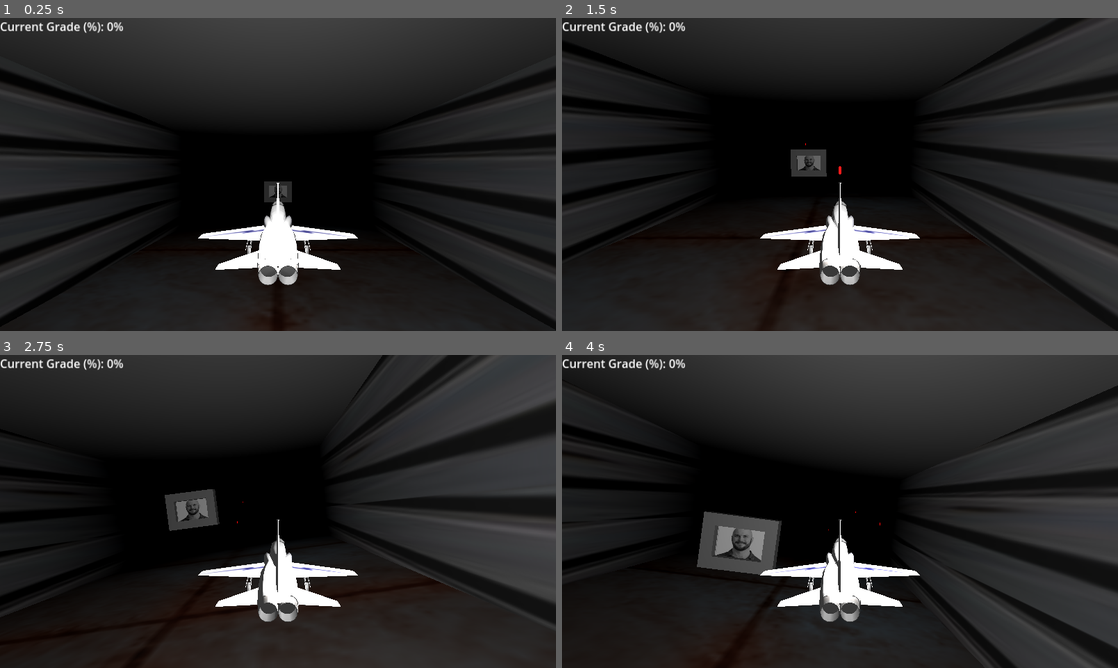
Above: before the commit, frames 1-4 (two rows, left to right).
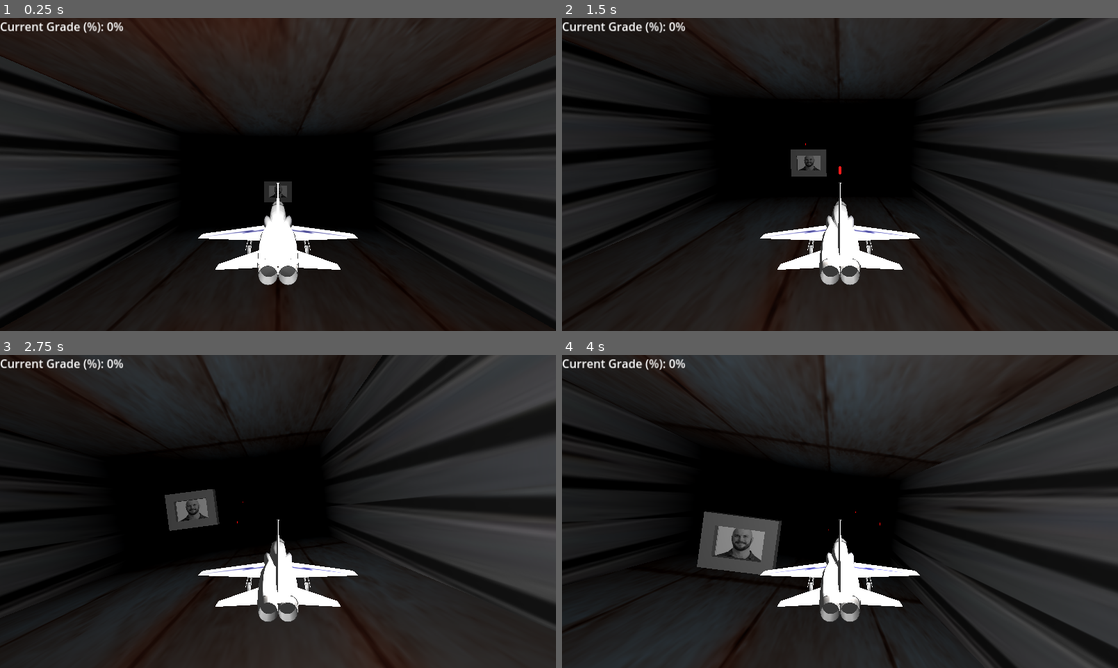
Above: after the commit, the same moments.

Repository: IanMillican/CS2053Project
Game: Godot game, scene res://jetRes/JetLvl.tscn
The game is run twice, just before and just after one commit, with the same random seed, the same clock (stepped at 60 frames per second) and the same inputs. This scene is started directly instead of the project's main scene.
Inputs:
- Up to frame 1 (0.25 s): no input
- Up to frame 2 (1.5 s): tap Enter at 0.5 s; hold Right (ui_right) 0.53-1.28 s; hold Space (shoot) 0.53-1.28 s; hold Down (ui_down) from 1.28 s (still down); tap Space (shoot) at 1.35 s
- Up to frame 3 (2.75 s): release Down (ui_down) at 2.03 s; hold Right (ui_right) from 2.03 s (still down); hold Space (shoot) from 2.03 s (still down)
- Up to frame 4 (4 s): release Right (ui_right) at 2.78 s; release Space (shoot) at 2.78 s; hold Up (ui_up) 2.78-3.53 s; tap Space (shoot) at 2.85 s; hold Left (ui_left) from 3.53 s (still down); hold Space (shoot) from 3.53 s (still down)

The runs differ from the first frame. In frame 1, 6.2% of the frame differs, in the area x 0-100%, y 0-100%; in frame 2, 0.9%; in frame 3, 1.5%; in frame 4, 2.4%.

Commit message:
Added functionality to lose score when missing objective

Diff:
--- a/cs2053-thegame/jetRes/JetLvl.tscn
+++ b/cs2053-thegame/jetRes/JetLvl.tscn
@@ -15,25 +15,25 @@
 [sub_resource type="StandardMaterial3D" id="StandardMaterial3D_sglao"]
 albedo_texture = ExtResource("3_jkkgn")
 metallic = 0.53
-uv1_scale = Vector3(5, 5, 5)
+uv1_scale = Vector3(2.5, 2.5, 2.5)
 
 [sub_resource type="BoxMesh" id="BoxMesh_el3rj"]
 material = SubResource("StandardMaterial3D_sglao")
-size = Vector3(500, 1, 500)
+size = Vector3(100, 1, 500)
 
 [sub_resource type="BoxShape3D" id="BoxShape3D_ky1lw"]
 size = Vector3(500, 1, 500)
 
 [sub_resource type="BoxMesh" id="BoxMesh_y8t2g"]
 material = SubResource("StandardMaterial3D_sglao")
-size = Vector3(500, 1, 500)
+size = Vector3(100, 1, 500)
 
 [sub_resource type="BoxShape3D" id="BoxShape3D_058xt"]
 size = Vector3(500, 1, 500)
 
 [sub_resource type="BoxMesh" id="BoxMesh_7p70o"]
 material = SubResource("StandardMaterial3D_sglao")
-size = Vector3(500, 1, 500)
+size = Vector3(100, 1, 500)
 
 [sub_resource type="BoxShape3D" id="BoxShape3D_ybejd"]
 size = Vector3(500, 1, 500)
@@ -90,13 +90,24 @@
 [sub_resource type="BoxShape3D" id="BoxShape3D_t7p2a"]
 size = Vector3(1, 50, 500)
 
+[sub_resource type="StandardMaterial3D" id="StandardMaterial3D_02wbs"]
+albedo_texture = ExtResource("3_jkkgn")
+uv1_scale = Vector3(2.5, 2.5, 2.5)
+
 [sub_resource type="BoxMesh" id="BoxMesh_vupek"]
+lightmap_size_hint = Vector2i(3004, 2516)
+material = SubResource("StandardMaterial3D_02wbs")
 size = Vector3(100, 1, 500)
 
 [sub_resource type="BoxShape3D" id="BoxShape3D_y2s65"]
 size = Vector3(100, 1, 500)
 
+[sub_resource type="StandardMaterial3D" id="StandardMaterial3D_5312d"]
+albedo_texture = ExtResource("3_jkkgn")
+uv1_scale = Vector3(2.5, 2.5, 2.5)
+
 [sub_resource type="BoxMesh" id="BoxMesh_5736a"]
+material = SubResource("StandardMaterial3D_5312d")
 size = Vector3(100, 1, 500)
 
 [sub_resource type="BoxShape3D" id="BoxShape3D_jxrn2"]
@@ -123,7 +134,7 @@
 
 [sub_resource type="PlaneMesh" id="PlaneMesh_djec4"]
 material = SubResource("StandardMaterial3D_276qg")
-size = Vector2(50, 25)
+size = Vector2(100, 50)
 
 [sub_resource type="BoxShape3D" id="BoxShape3D_2qskh"]
 size = Vector3(50, 25, 1)
@@ -136,6 +147,9 @@
 transparency = 1
 blend_mode = 1
 albedo_color = Color(0.00392157, 1, 0, 1)
+emission = Color(0, 1, 0, 1)
+emission_energy_multiplier = 12.77
+emission_operator = 1
 
 [sub_resource type="BoxMesh" id="BoxMesh_s0j5t"]
 material = SubResource("StandardMaterial3D_23ot8")
@@ -144,6 +158,9 @@
 [sub_resource type="BoxShape3D" id="BoxShape3D_fjpul"]
 size = Vector3(100, 50, 5)
 
+[sub_resource type="BoxShape3D" id="BoxShape3D_u6o1v"]
+size = Vector3(100, 50, 5)
+
 [node name="JetLvl" type="Node3D"]
 script = ExtResource("1_bjplq")
 
@@ -303,7 +320,7 @@
 [node name="Ians" type="Node3D" parent="."]
 script = ExtResource("3_1ocu7")
 
-[node name="IanMob" parent="Ians" instance=ExtResource("3_j21d8")]
+[node name="IanMob1" parent="Ians" instance=ExtResource("3_j21d8")]
 transform = Transform3D(2, 0, 0, 0, 2, 0, 0, 0, 2, 0, 19.783, -85.5084)
 
 [node name="IanMob2" parent="Ians" instance=ExtResource("3_j21d8")]
@@ -350,15 +367,16 @@
 text = "Current Grade (%): 0%"
 
 [node name="BigIan" type="Area3D" parent="."]
-transform = Transform3D(1, 0, 0, 0, 1, 0, 0, 0, 1, 0, 23.5245, -228.39)
+transform = Transform3D(1, 0, 0, 0, -4.37114e-08, -1, 0, 1, -4.37114e-08, 0, 23.5245, -223.466)
 script = ExtResource("6_u66xp")
 
 [node name="MeshInstance3D" type="MeshInstance3D" parent="BigIan"]
+mesh = SubResource("PlaneMesh_djec4")
+
+[node name="CollisionShape3D" type="CollisionShape3D" parent="BigIan"]
 transform = Transform3D(1, 0, 0, 0, -4.37114e-08, -1, 0, 1, -4.37114e-08, 0, 0, 0)
-mesh = SubResource("PlaneMesh_djec4")
-
-[node name="CollisionShape3D" type="CollisionShape3D" parent="BigIan"]
 shape = SubResource("BoxShape3D_2qskh")
+disabled = true
 
 [node name="WorldEnvironment" type="WorldEnvironment" parent="."]
 environment = SubResource("Environment_mr3xa")
@@ -372,9 +390,71 @@
 [node name="CollisionShape3D" type="CollisionShape3D" parent="GoalZone"]
 shape = SubResource("BoxShape3D_fjpul")
 
+[node name="OutOfBounds" type="Node3D" parent="."]
+
+[node name="Barrier" type="Area3D" parent="OutOfBounds"]
+transform = Transform3D(1, 0, 0, 0, 1, 0, 0, 0, 1, 0, 25, -77.621)
+
+[node name="CollisionShape3D" type="CollisionShape3D" parent="OutOfBounds/Barrier"]
+shape = SubResource("BoxShape3D_u6o1v")
+
+[node name="Barrier2" type="Area3D" parent="OutOfBounds"]
+transform = Transform3D(1, 0, 0, 0, 1, 0, 0, 0, 1, 0, 25, 24.8185)
+
+[node name="CollisionShape3D" type="CollisionShape3D" parent="OutOfBounds/Barrier2"]
+shape = SubResource("BoxShape3D_u6o1v")
+
+[node name="Barrier3" type="Area3D" parent="OutOfBounds"]
+transform = Transform3D(1, 0, 0, 0, 1, 0, 0, 0, 1, 0, 25, 115.029)
+
+[node name="CollisionShape3D" type="CollisionShape3D" parent="OutOfBounds/Barrier3"]
+shape = SubResource("BoxShape3D_u6o1v")
+
+[node name="Barrier4" type="Area3D" parent="OutOfBounds"]
+transform = Transform3D(1, 0, 0, 0, 1, 0, 0, 0, 1, 0, 25, 194.339)
+
+[node name="CollisionShape3D" type="CollisionShape3D" parent="OutOfBounds/Barrier4"]
+shape = SubResource("BoxShape3D_u6o1v")
+
+[node name="Barrier5" type="Area3D" parent="OutOfBounds"]
+transform = Transform3D(1, 0, 0, 0, 1, 0, 0, 0, 1, 0, 25, 286.023)
+
+[node name="CollisionShape3D" type="CollisionShape3D" parent="OutOfBounds/Barrier5"]
+shape = SubResource("BoxShape3D_u6o1v")
+
+[node name="Barrier6" type="Area3D" parent="OutOfBounds"]
+transform = Transform3D(1, 0, 0, 0, 1, 0, 0, 0, 1, 0, 25, 363.592)
+
+[node name="CollisionShape3D" type="CollisionShape3D" parent="OutOfBounds/Barrier6"]
+shape = SubResource("BoxShape3D_u6o1v")
+
+[node name="Barrier7" type="Area3D" parent="OutOfBounds"]
+transform = Transform3D(1, 0, 0, 0, 1, 0, 0, 0, 1, 0, 25, 457.892)
+
+[node name="CollisionShape3D" type="CollisionShape3D" parent="OutOfBounds/Barrier7"]
+shape = SubResource("BoxShape3D_u6o1v")
+
+[node name="Barrier8" type="Area3D" parent="OutOfBounds"]
+transform = Transform3D(1, 0, 0, 0, 1, 0, 0, 0, 1, 0, 25, 547.074)
+
+[node name="CollisionShape3D" type="CollisionShape3D" parent="OutOfBounds/Barrier8"]
+shape = SubResource("BoxShape3D_u6o1v")
+
+[node name="Barrier9" type="Area3D" parent="OutOfBounds"]
+transform = Transform3D(1, 0, 0, 0, 1, 0, 0, 0, 1, 0, 25, 645.961)
+
+[node name="CollisionShape3D" type="CollisionShape3D" parent="OutOfBounds/Barrier9"]
+shape = SubResource("BoxShape3D_u6o1v")
+
+[node name="Barrier10" type="Area3D" parent="OutOfBounds"]
+transform = Transform3D(1, 0, 0, 0, 1, 0, 0, 0, 1, 0, 25, 742.311)
+
+[node name="CollisionShape3D" type="CollisionShape3D" parent="OutOfBounds/Barrier10"]
+shape = SubResource("BoxShape3D_u6o1v")
+
 [connection signal="shootProjectile" from="Jet" to="." method="_on_jet_shoot_projectile"]
-[connection signal="hitGoal" from="Ians/IanMob" to="." method="_on_ian_mob_hit_goal"]
-[connection signal="hitJet" from="Ians/IanMob" to="." method="_on_ian_mob_hit_jet"]
+[connection signal="hitGoal" from="Ians/IanMob1" to="." method="_on_ian_mob_hit_goal"]
+[connection signal="hitJet" from="Ians/IanMob1" to="." method="_on_ian_mob_hit_jet"]
 [connection signal="hitGoal" from="Ians/IanMob2" to="." method="_on_ian_mob_hit_goal"]
 [connection signal="hitJet" from="Ians/IanMob2" to="." method="_on_ian_mob_hit_jet"]
 [connection signal="hitGoal" from="Ians/IanMob3" to="." method="_on_ian_mob_hit_goal"]
@@ -393,4 +473,15 @@
 [connection signal="hitJet" from="Ians/IanMob9" to="." method="_on_ian_mob_hit_jet"]
 [connection signal="hitGoal" from="Ians/IanMob10" to="." method="_on_ian_mob_hit_goal"]
 [connection signal="hitJet" from="Ians/IanMob10" to="." method="_on_ian_mob_hit_jet"]
+[connection signal="body_entered" from="BigIan" to="." method="_on_big_ian_body_entered"]
 [connection signal="body_entered" from="GoalZone" to="." method="_on_goal_zone_body_entered"]
+[connection signal="body_entered" from="OutOfBounds/Barrier" to="." method="_on_barrier_body_entered"]
+[connection signal="body_entered" from="OutOfBounds/Barrier2" to="." method="_on_barrier_body_entered"]
+[connection signal="body_entered" from="OutOfBounds/Barrier3" to="." method="_on_barrier_body_entered"]
+[connection signal="body_entered" from="OutOfBounds/Barrier4" to="." method="_on_barrier_body_entered"]
+[connection signal="body_entered" from="OutOfBounds/Barrier5" to="." method="_on_barrier_body_entered"]
+[connection signal="body_entered" from="OutOfBounds/Barrier6" to="." method="_on_barrier_body_entered"]
+[connection signal="body_entered" from="OutOfBounds/Barrier7" to="." method="_on_barrier_body_entered"]
+[connection signal="body_entered" from="OutOfBounds/Barrier8" to="." method="_on_barrier_body_entered"]
+[connection signal="body_entered" from="OutOfBounds/Barrier9" to="." method="_on_barrier_body_entered"]
+[connection signal="body_entered" from="OutOfBounds/Barrier10" to="." method="_on_barrier_body_entered"]
--- a/cs2053-thegame/jetRes/big_ian.gd
+++ b/cs2053-thegame/jetRes/big_ian.gd
@@ -1,8 +1,8 @@
 extends Area3D
 
 var speed = 1.0
-func _physics_process(delta: float) -> void:
-	#var forward = global_transform.basis.z.normalized()
-	## Move the Area3D in that direction
-	#position += forward * speed * delta
-	pass
+#func _physics_process(delta: float) -> void:
+	##var forward = global_transform.basis.z.normalized()
+	### Move the Area3D in that direction
+	##position += forward * speed * delta
+	#pass
--- a/cs2053-thegame/jetRes/ian_mob.gd
+++ b/cs2053-thegame/jetRes/ian_mob.gd
@@ -2,7 +2,7 @@
 
 var health = 3
 
-signal hitJet
+signal hitJet(name)
 signal hitGoal
 
 func _process(delta: float) -> void:
@@ -40,4 +40,4 @@
 
 
 func _on_obstacle_hit_goal() -> void:
-	hitGoal.emit()
+	hitGoal.emit(name)
--- a/cs2053-thegame/jetRes/jet_lvl.gd
+++ b/cs2053-thegame/jetRes/jet_lvl.gd
@@ -11,9 +11,10 @@
 func _ready() -> void:
 	#ProjectileScene.set_meta("projectile", true)
 	$Jet/GameMusic.play()
+	DisplayServer.window_set_mode(DisplayServer.WindowMode.WINDOW_MODE_FULLSCREEN)
 
 func _process(delta: float) -> void:
-	if Input.is_action_just_pressed("shoot") and can_shoot:
+	if Input.is_action_just_pressed("ui_select") and can_shoot:
 		print("Shot")
 		$Jet/ShootSound.play()
 		projectile_instance = ProjectileScene.instantiate()
@@ -31,11 +32,11 @@
 		$Jet/BackCamera.current = false
 		$Jet/FrontCamera.current = true
 	if grade_score < 0:
-		get_tree().quit()
+		get_tree().reload_current_scene()
 	$UI/Label.text = "Current Grade (%%): %s%%" % grade_score
 	#var forward = global_transform.basis.z.normalized()
 	# Move the Area3D in that direction
-	$BigIan.position.z += 1.0 * delta
+	$BigIan.position.z += 20.0 * delta
 #func _on_jet_collided_wall() -> void:
 	#$Jet._set_Collision_Wall()
 #
@@ -59,11 +60,41 @@
 	grade_score -= 5
 
 
-func _on_ian_mob_hit_goal() -> void:
+func _on_ian_mob_hit_goal(ianName: String) -> void:
 	print("Hit goal")
 	grade_score += 10
+	if ianName == "IanMob1":
+		$OutOfBounds/Barrier.queue_free()
+	if ianName == "IanMob2":
+		$OutOfBounds/Barrier2.queue_free()
+	if ianName == "IanMob3":
+		$OutOfBounds/Barrier3.queue_free()
+	if ianName == "IanMob4":
+		$OutOfBounds/Barrier4.queue_free()
+	if ianName == "IanMob5":
+		$OutOfBounds/Barrier5.queue_free()
+	if ianName == "IanMob6":
+		$OutOfBounds/Barrier6.queue_free()
+	if ianName == "IanMob7":
+		$OutOfBounds/Barrier7.queue_free()
+	if ianName == "IanMob8":
+		$OutOfBounds/Barrier8.queue_free()
+	if ianName == "IanMob9":
+		$OutOfBounds/Barrier9.queue_free()
+	if ianName == "IanMob10":
+		$OutOfBounds/Barrier10.queue_free()
 
 
 func _on_goal_zone_body_entered(body: Node3D) -> void:
 	if body.is_in_group("jet"):
 		get_tree().quit()
+
+
+func _on_big_ian_body_entered(body: Node3D) -> void:
+	if body.is_in_group("jet"):
+		get_tree().quit()
+
+
+func _on_barrier_body_entered(body: Node3D) -> void:
+	if body.is_in_group("jet"):
+		grade_score -= 5
Not shown: 1 places in cs2053-thegame/jetRes/JetLvl.tscn that only renumber resources
